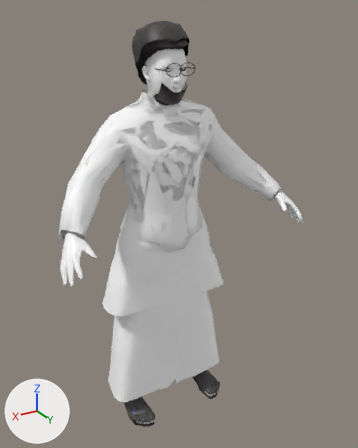
Renders of the glTF model assets/humans/m_avg.glb from each side of a commit.
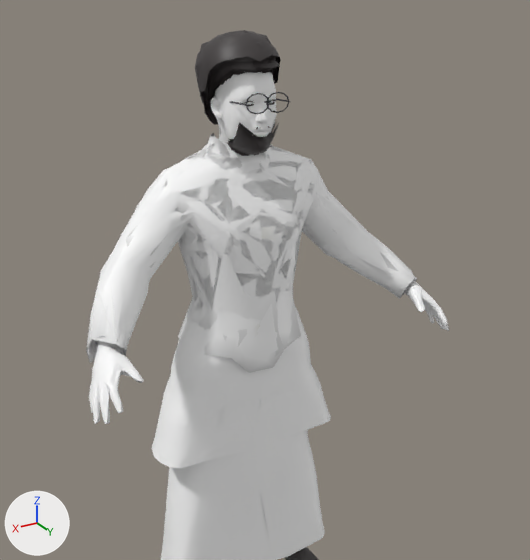
The first picture shows the older version from a 50 mm lens placed at (0.985, 1.805, 1.798), pointed at (-0.041, 0.095, 0.943). The close-ups show the older and then the newer version on the part from 0% to 100% of the width and 0% to 84% of the height of that picture. Only the edits that show in the close-ups are written down. Arrows for +X, +Y and +Z are at lower left; the lights stay in place.

In view in the first close-up: 'L1_hair_bouffant', 'L1_kurta', 'L1_kurta_skirt', 'L1_lungi', 'L1_shirt_full', 'L1_shirt_out', 'L1_skin_a', 'L2_kurta', 'L2_kurta_skirt', 'L2_lungi', 'L2_shirt_full', 'L2_shirt_out' and 15 more.
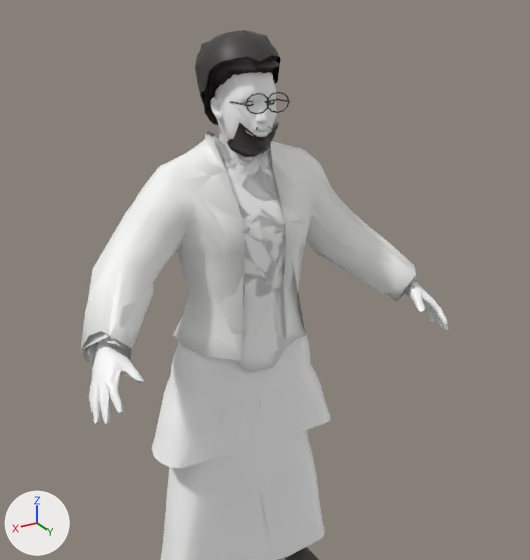
The change, as a list of edits to the scene's bpy script:
```text
Add me_l2_labcoat:
    me_l2_labcoat.from_pydata(...)  # 98 vertices, 153 faces; spans x -0.503..0.532, y -0.15..0.25, z 0.797..1.51
    me_l2_labcoat.materials.append(mat_defaultmaterial_049)
Add me_l1_labcoat:
    me_l1_labcoat.from_pydata(...)  # 351 vertices, 611 faces; spans x -0.534..0.532, y -0.154..0.26, z 0.778..1.51
    me_l1_labcoat.materials.append(mat_defaultmaterial_019)
Add ob_l2_labcoat:
    ob_l2_labcoat = bpy.data.objects.new('L2_labcoat', me_l2_labcoat)
    ob_l2_labcoat.location = (0.0, 0.0, 0.0)
Add ob_l1_labcoat:
    ob_l1_labcoat = bpy.data.objects.new('L1_labcoat', me_l1_labcoat)
    ob_l1_labcoat.location = (0.0, 0.0, 0.0)
```

Where the change shows, as pixel boxes (x1, y1, x2, y2) in the close-ups (530 x 560 px):
'L1_labcoat', added
    after: (81, 131, 416, 365)
'L2_labcoat', added
    after: (81, 133, 413, 357)
'L1_kurta', unchanged, covered by the edit
    before: (86, 148, 415, 373)
    after: (86, 153, 415, 373)
'L2_kurta', unchanged, covered by the edit
    before: (96, 145, 398, 355)
    after: (96, 151, 338, 354)
'L2_shirt_out', unchanged, covered by the edit
    before: (128, 148, 329, 356)
    after: (227, 149, 294, 356)
'L2_shirt_full', unchanged, covered by the edit
    both: (94, 133, 408, 352)
